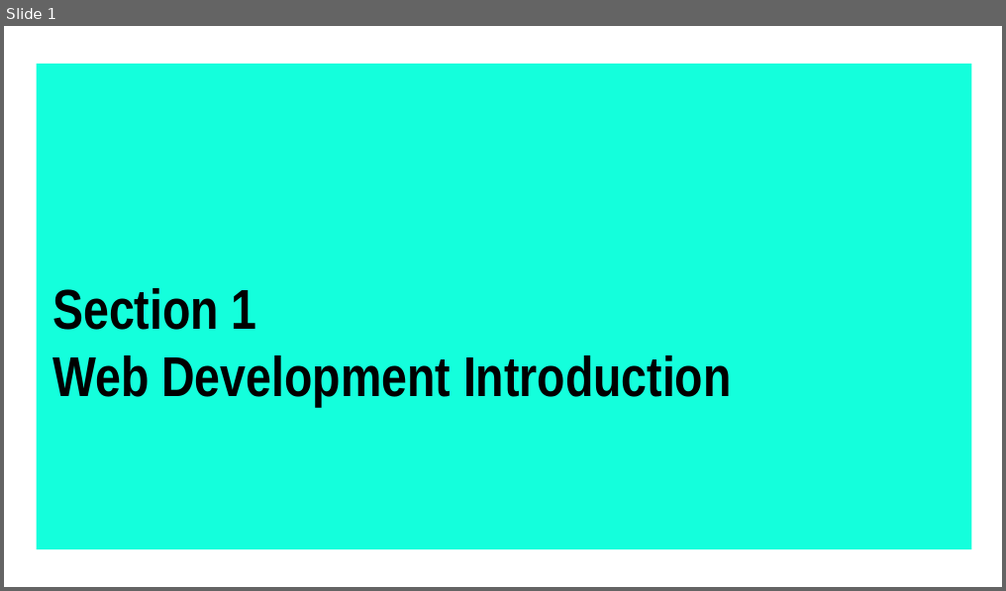
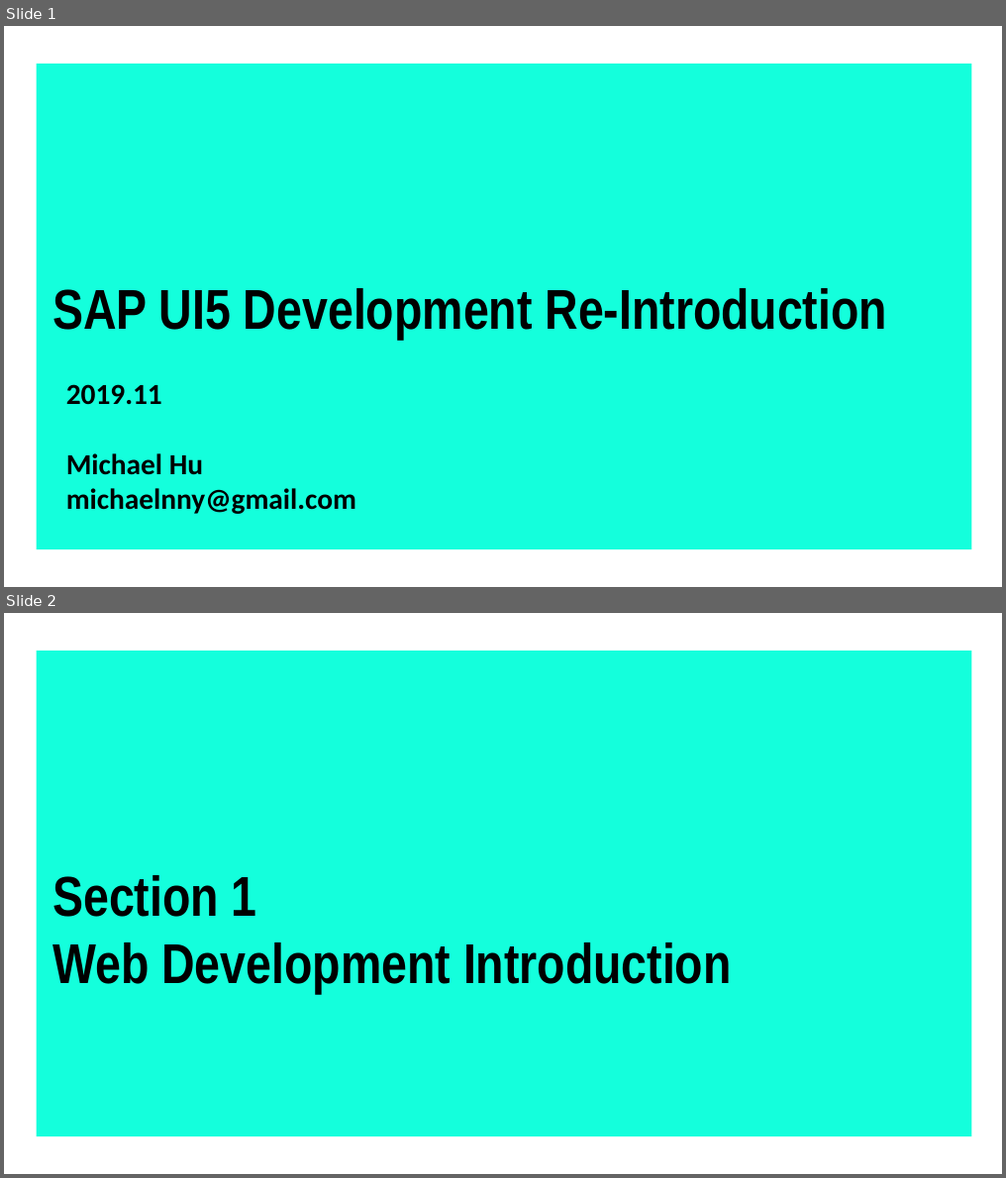
Before and after one commit to michaelnny/SAP-UI5-Development-Re-Introduction, a slide deck: course_slides.pptx. Shown one above the other, each under a label of ours: slide 1 before the commit, slides 1 and 2 after it. The pictures are 1006x591 and 1006x1178 pixels, drawn with LibreOffice and Linux fonts; fonts in the diff are those of the drawing; background and template pictures are left out. Boxes give left, top, right and bottom in pixels: in the first picture for what was removed or moved away, otherwise in the second. Text is boxed around its words. In the diff, an @@ line names an element or a change of style, - is before the commit and + after.

```diff
--- a/course_slides.pptx
+++ b/course_slides.pptx
@@ slide 1 added at box(4, 26, 1002, 587), background picture (left out); not listed: 1 template element that a slide beside it also shows @@
@@ text added at box(53, 288, 887, 339), 54 pt, text #000000, bold @@
+SAP UI5 Development Re-Introduction
@@ text added at box(66, 384, 356, 514), 28 pt, text #000000, bold @@
+2019.11
+Michael Hu
+michaelnny@gmail.com
@@ what was slide 1 is now slide 2 @@
```
Also in this commit, not shown: 2 slides changed.
